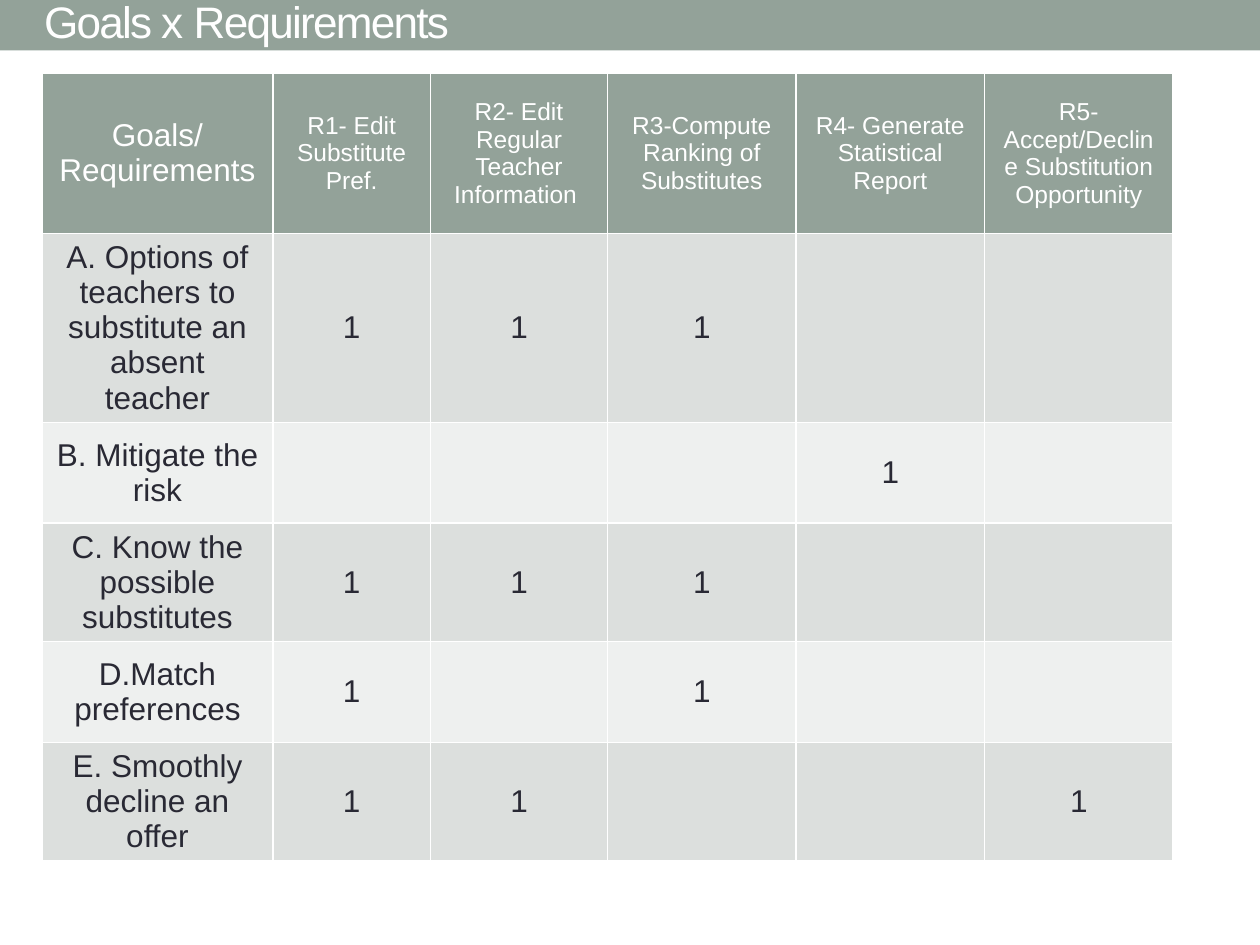
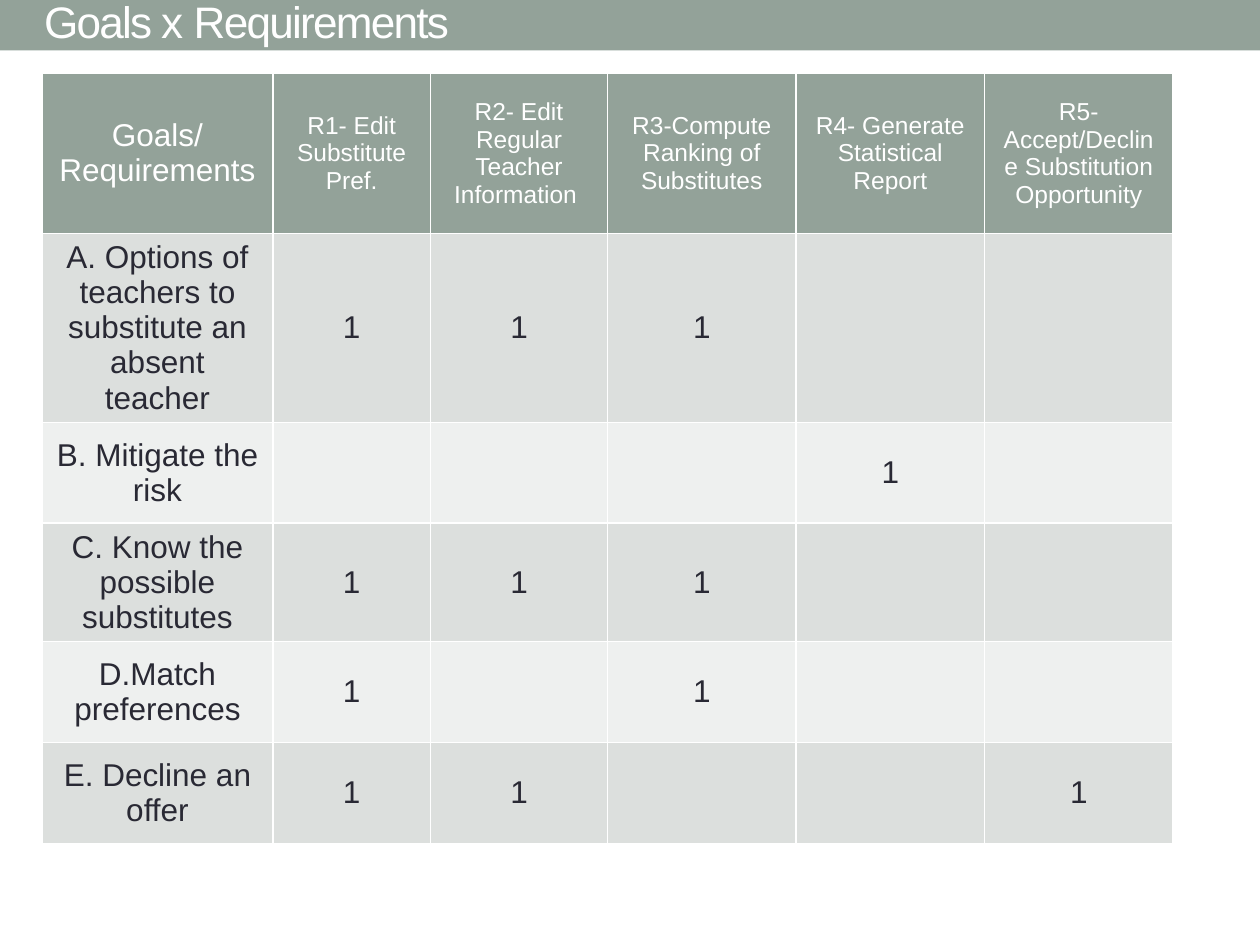
Before and after one commit to christianadriano/ReqEngResearch, a slide deck: slide 11 of Paper_TraceabilityBasedPrioritization/Writing/ProposalsToContinue.pptx. Drawn at 1260x945 pixels with LibreOffice and Linux fonts; fonts in the diff are those of the drawing. Boxes give left, top, right and bottom in pixels: in the first picture for what was removed or moved away, otherwise in the second. Text is boxed around its words. In the diff, an @@ line names an element or a change of style, - is before the commit and + after.

```diff
--- a/Paper_TraceabilityBasedPrioritization/Writing/ProposalsToContinue.pptx
+++ b/Paper_TraceabilityBasedPrioritization/Writing/ProposalsToContinue.pptx
@@ table at box(42, 73, 1174, 863) @@
-row 6, column 1: E. Smoothly decline an offer
+row 6, column 1: E. Decline an offer
```
Also in this commit, not shown: 4 other slides changed, 6 other files.
